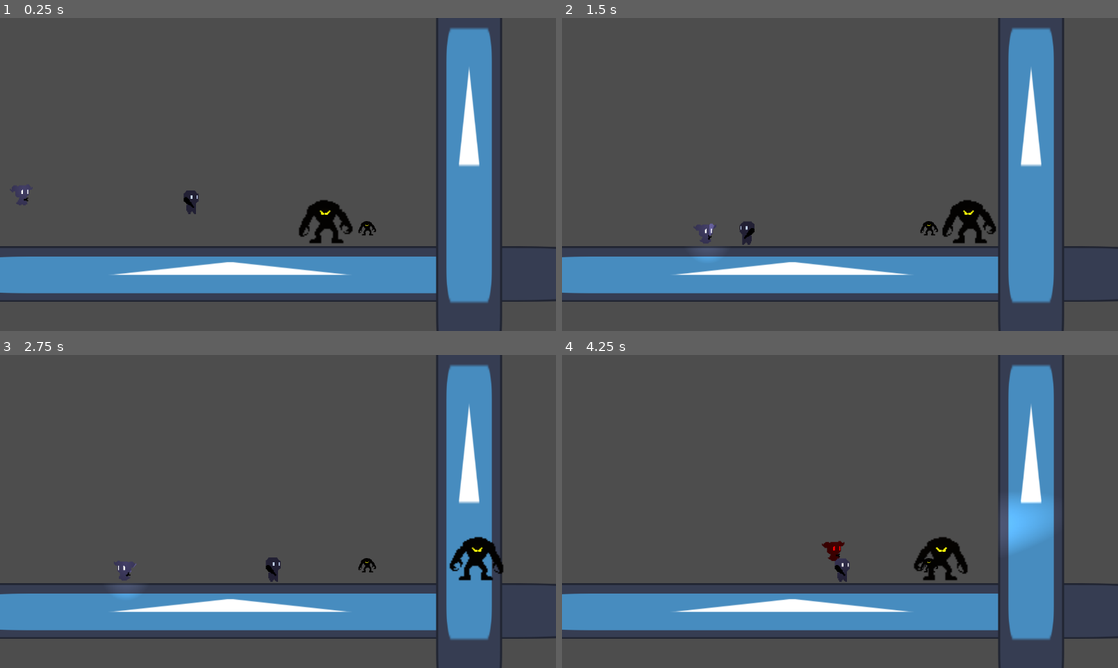
Above: before the commit, frames 1-4 (two rows, left to right).
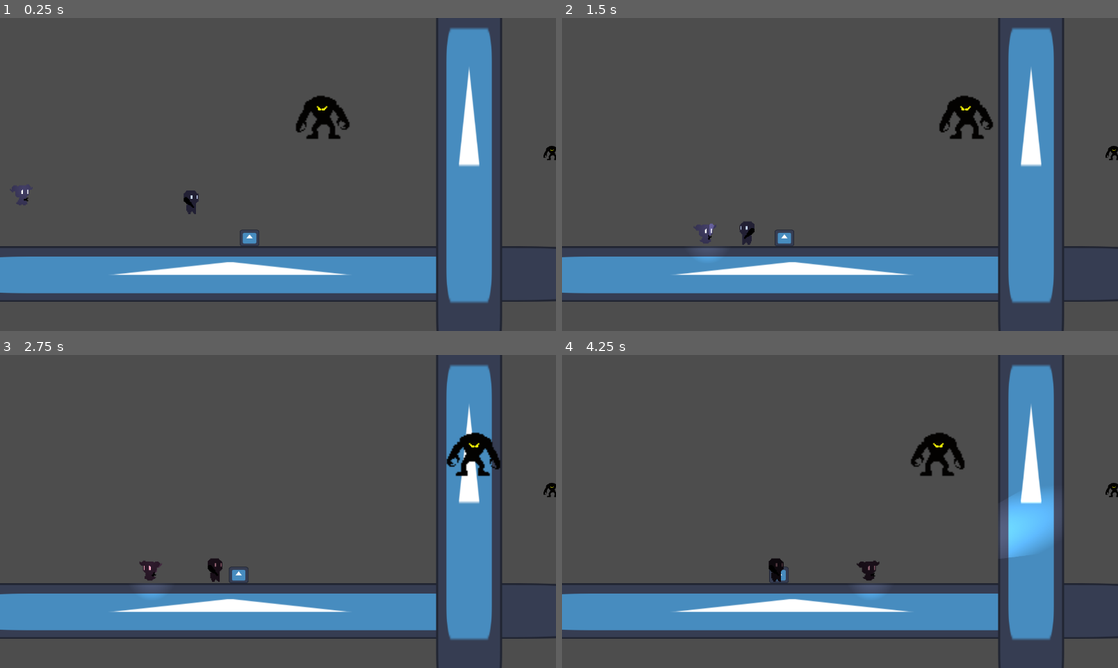
Above: after the commit, the same moments.

Repository: Makelfy/project-fire-and-water
Game: Godot game, scene res://scenes/monster-testing.tscn
The game is run twice, just before and just after one commit, with the same random seed, the same clock (stepped at 60 frames per second) and the same inputs. This scene is started directly instead of the project's main scene. The engine's default icon, where the game draws it, is replaced by a stand-in: a white triangle on a blue panel in a dark square.
Inputs (mouse positions are in pixels of both pictures, inside the frame that each line leads up to):
- Up to frame 1 (0.25 s): no input
- Up to frame 2 (1.5 s): move the mouse to (962, 158) at 0.52 s; hold Right (ui_right) from 0.53 s (still down); tap Space (attack) at 0.6 s; tap Up (up1) at 0.77 s; move the mouse to (728, 190) at 1.27 s; tap A (left2) at 1.35 s
- Up to frame 3 (2.75 s): tap Up (up1) at 1.52 s; move the mouse to (333, 442) at 2.02 s; release Right (ui_right) at 2.03 s; hold Left (ui_left) from 2.03 s (still down); hold D (right2) from 2.03 s (still down)
- Up to frame 4 (4.25 s): move the mouse to (812, 574) at 2.77 s; release Left (ui_left) at 2.78 s; release D (right2) at 2.78 s; hold Right (ui_right) from 2.78 s (still down); tap W (up2) at 2.85 s; tap Up (up1) at 3.02, 3.77 s; move the mouse to (1006, 558) at 3.52 s; tap Space (attack) at 3.6 s

The runs differ from the first frame. In frame 1, 1.7% of the frame differs, in the area x 43-100%, y 24-73%; in frame 2, 1.7%; in frame 3, 2.4%; in frame 4, 3.1%, in the area x 37-100%, y 24-78%.

Commit message:
mole monster added

Diff:
--- /dev/null
+++ b/scenes/mole.tscn
@@ -0,0 +1,27 @@
+[gd_scene format=3 uid="uid://d37d6bis83max"]
+
+[ext_resource type="Script" uid="uid://dyhxn5qof046d" path="res://scripts/mole.gd" id="1_4qimr"]
+[ext_resource type="Texture2D" uid="uid://rywgr1trs0kn" path="res://assets/images/icon.svg" id="2_0o2lx"]
+
+[sub_resource type="CapsuleShape2D" id="CapsuleShape2D_0o2lx"]
+height = 28.578262
+
+[node name="Mole" type="Area2D" unique_id=464048357 groups=["enemy"]]
+collision_mask = 7
+script = ExtResource("1_4qimr")
+dig_distance = Vector2(0, -40)
+
+[node name="CollisionShape2D" type="CollisionShape2D" parent="." unique_id=650057550]
+scale = Vector2(2.2168922, 1.2397982)
+shape = SubResource("CapsuleShape2D_0o2lx")
+
+[node name="Sprite2D" type="Sprite2D" parent="." unique_id=2030309839]
+scale = Vector2(0.35121575, 0.2932161)
+texture = ExtResource("2_0o2lx")
+
+[node name="Timer" type="Timer" parent="." unique_id=887633604]
+wait_time = 5.0
+autostart = true
+
+[connection signal="body_entered" from="." to="." method="_on_body_entered"]
+[connection signal="timeout" from="Timer" to="." method="_on_timer_timeout"]
--- a/scenes/monster-testing.tscn
+++ b/scenes/monster-testing.tscn
@@ -4,6 +4,7 @@
 [ext_resource type="Texture2D" uid="uid://rywgr1trs0kn" path="res://assets/images/icon.svg" id="2_385sv"]
 [ext_resource type="PackedScene" uid="uid://bh8t3lwtdxfk6" path="res://scenes/player_2.tscn" id="4_ehaeo"]
 [ext_resource type="PackedScene" uid="uid://drb5fwqdgypqh" path="res://scenes/player_1.tscn" id="4_k6137"]
+[ext_resource type="PackedScene" uid="uid://d37d6bis83max" path="res://scenes/mole.tscn" id="6_378s4"]
 [ext_resource type="PackedScene" uid="uid://cbri65q50s534" path="res://scenes/enemy.tscn" id="7_51sjs"]
 
 [sub_resource type="RectangleShape2D" id="RectangleShape2D_378s4"]
@@ -12,7 +13,7 @@
 [node name="MonsterTesting" type="Node2D" unique_id=1824821853]
 
 [node name="RangedMonster" parent="." unique_id=1576581175 node_paths=PackedStringArray("player1", "player2") instance=ExtResource("1_ehaeo")]
-position = Vector2(845, 479)
+position = Vector2(1271, 306)
 player1 = NodePath("../player1")
 player2 = NodePath("../player2")
 
@@ -47,5 +48,9 @@
 position = Vector2(441, 377)
 
 [node name="Enemy" parent="." unique_id=1901609634 instance=ExtResource("7_51sjs")]
-position = Vector2(679, 487)
+position = Vector2(672, 247)
 Distance = 400.0
+
+[node name="Mole" parent="." unique_id=464048357 instance=ExtResource("6_378s4")]
+z_index = -1
+position = Vector2(537, 506)
--- a/scenes/test_scene.tscn
+++ b/scenes/test_scene.tscn
@@ -5,9 +5,10 @@
 [ext_resource type="Texture2D" uid="uid://b5o6em583qkgv" path="res://assets/images/Sprite-0002-Sheet.png" id="2_rnaij"]
 [ext_resource type="PackedScene" uid="uid://ctvyv02di7av0" path="res://scenes/player_2.tscn" id="4_7ddre"]
 [ext_resource type="Texture2D" uid="uid://rywgr1trs0kn" path="res://assets/images/icon.svg" id="5_qjeyg"]
-[ext_resource type="Script" path="res://scripts/canvas_layer.gd" id="6_canvas"]
+[ext_resource type="Script" uid="uid://cu86vlmtay04e" path="res://scripts/canvas_layer.gd" id="6_canvas"]
 [ext_resource type="PackedScene" uid="uid://djul02odexf1a" path="res://scenes/gameover.tscn" id="7_gameover"]
 [ext_resource type="PackedScene" uid="uid://ctl5h63pnluex" path="res://scenes/flying_enemy.tscn" id="8_rnaij"]
+
 [ext_resource type="PackedScene" uid="uid://bh6m1ek5wcrh7" path="res://scenes/spike.tscn" id="9_h3xc6"]
 
 [sub_resource type="OccluderPolygon2D" id="OccluderPolygon2D_qjeyg"]
--- /dev/null
+++ b/scripts/mole.gd
@@ -0,0 +1,80 @@
+extends Area2D
+
+const SPEED = 150
+
+@export var Distance := 100.0
+@export var dig_distance := Vector2(0,10.0)
+
+var is_underground := false
+var start_pos_x: float
+var direction: int = 1
+var HEALTH = 2
+var is_damagable := false
+
+func _ready() -> void:
+	# Save the initial starting position
+	start_pos_x = global_position.x
+
+func _physics_process(delta: float) -> void:
+	# Do nothing if Distance is 0 or negative
+	if Distance <= 0:
+		return
+
+	# 1. Move the object
+	global_position.x += SPEED * delta * direction
+
+	# 2. Check if it hit the right boundary
+	if global_position.x >= start_pos_x + Distance:
+		direction = -1
+		_update_sprite()
+
+	# 3. Check if it hit the left boundary
+	elif global_position.x <= start_pos_x - Distance:
+		direction = 1
+		_update_sprite()
+
+# Extracted sprite logic to a helper function to keep the physics process clean
+func _update_sprite() -> void:
+	if has_node("Sprite2D"):
+		# If direction is -1 (left), flip_h is true. Otherwise, false.
+		$Sprite2D.flip_h = (direction == -1)
+
+func _on_body_entered(body: Node2D) -> void:
+	if body.is_in_group("player"):
+		body.start_timer()
+
+		if body.has_method("take_damage"):
+			body.take_damage(30)
+
+		if body.has_method("apply_knockback"):
+			body.apply_knockback(global_position)
+
+func take_damage():
+	if is_damagable:
+		HEALTH -= 1
+	if HEALTH <= 0:
+		queue_free()
+
+func set_damagable(val):
+	is_damagable = val
+
+
+func _on_timer_timeout() -> void:
+	if is_underground:
+		dig(false)
+	else:
+		dig(true)
+
+func dig(is_digging_down):
+	var final_destination
+	if is_digging_down:
+		final_destination = global_position - dig_distance
+		is_underground = true
+	else:
+		final_destination = global_position + dig_distance
+		is_underground = false
+
+	var tween = get_tree().create_tween()
+
+	tween.tween_property(self, "global_position", final_destination, 0.5)
+	tween.set_ease(Tween.EASE_OUT).set_trans(Tween.TRANS_QUAD)
Not shown, added: scripts/mole.gd.uid
